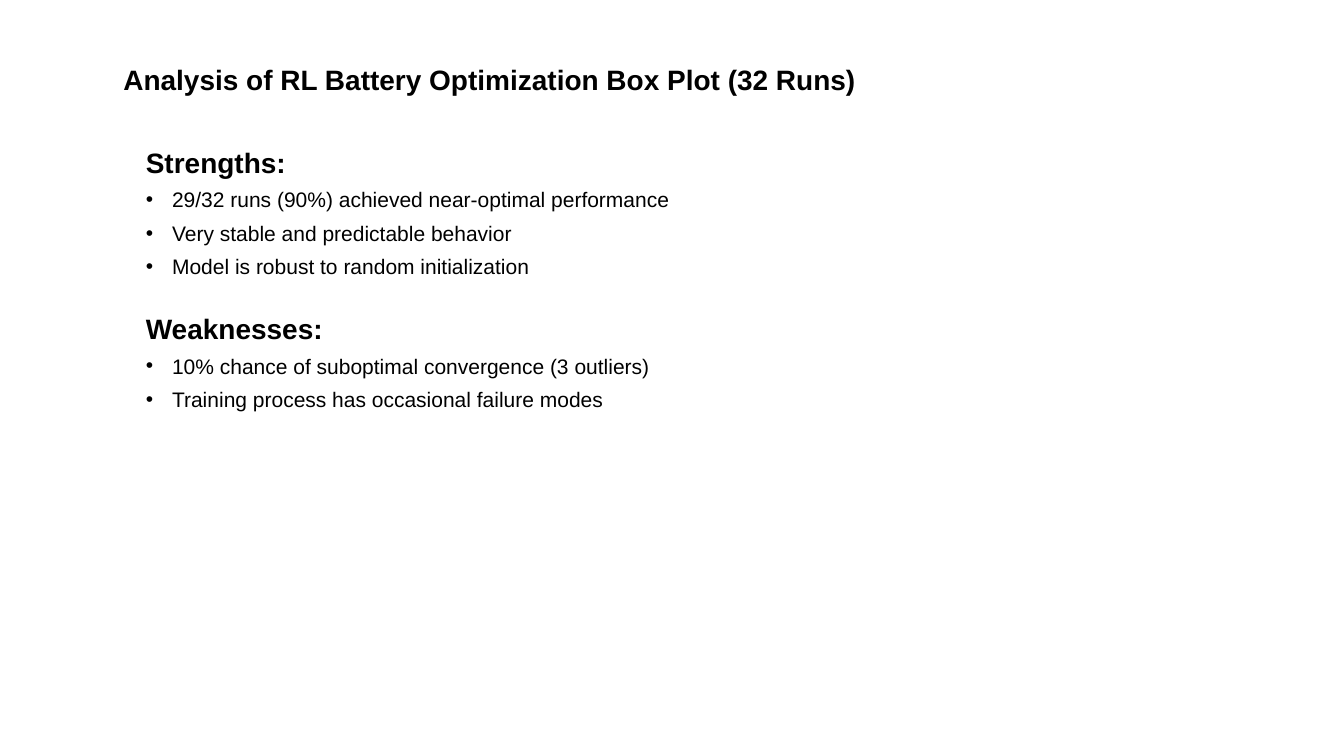
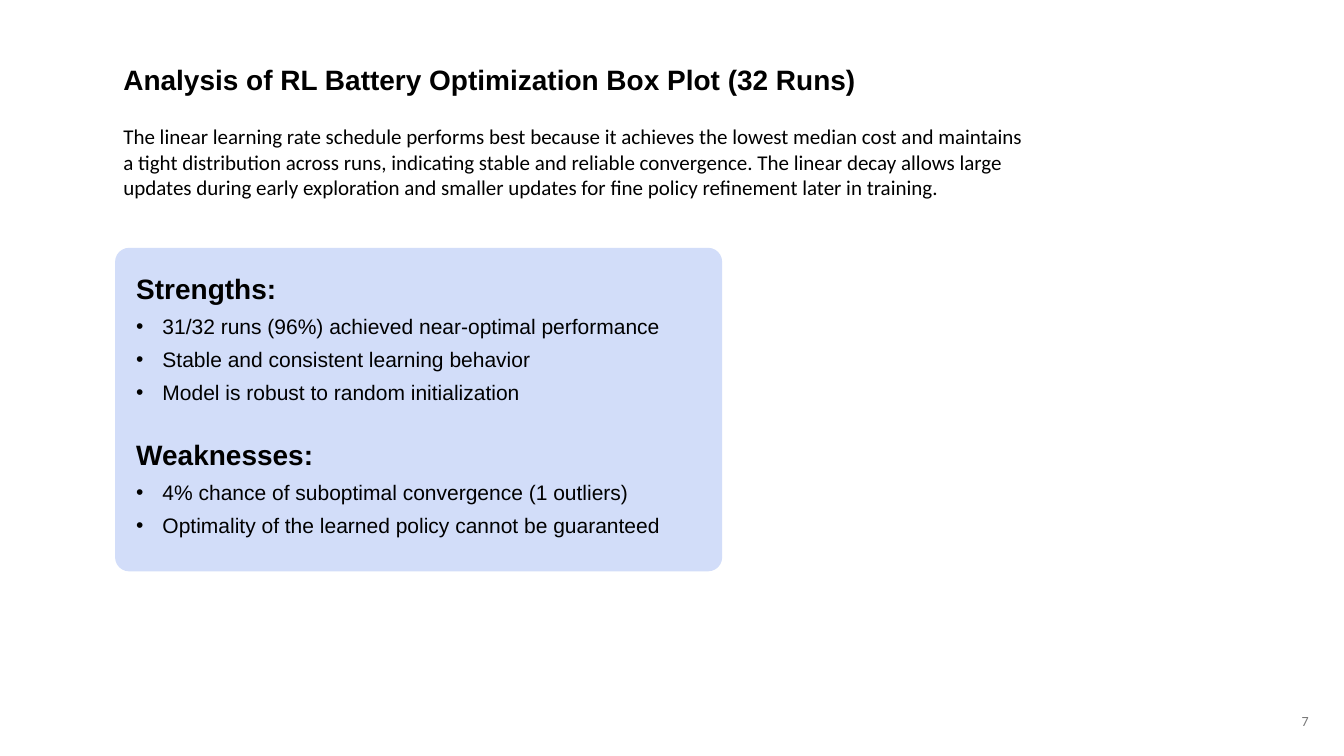
Before and after one commit to itsashishthapa/THESIS, a slide deck: slide 7 of Presentations/Thesis Update- 04-03-2026.pptx (slide 2 before the commit). Drawn at 1344x756 pixels with LibreOffice and Linux fonts; fonts in the diff are those of the drawing. Boxes give left, top, right and bottom in pixels: in the first picture for what was removed or moved away, otherwise in the second. Text is boxed around its words. In the diff, an @@ line names an element or a change of style, - is before the commit and + after.

```diff
--- a/Presentations/Thesis Update- 04-03-2026.pptx
+++ b/Presentations/Thesis Update- 04-03-2026.pptx
@@ text added at (x1=123, y1=129, x2=1021, y2=199), 18 pt, text #000000 @@
+The linear learning rate schedule performs best because it achieves the lowest median cost and maintains a tight distribution across runs, indicating stable and reliable convergence. The linear decay allows large updates during early exploration and smaller updates for fine policy refinement later in training.
@@ text "Strengths:" moved from (x1=146, y1=152, x2=669, y2=411) to (x1=136, y1=278, x2=660, y2=538) @@
@@ rounded rectangle added at (x1=115, y1=248, x2=722, y2=571), fill #D2DDF9 @@
@@ text at (x1=162, y1=318, x2=660, y2=372): text changed @@
-• 29/32 runs (90%) achieved near-optimal performance
-• Very stable and predictable behavior
+• 31/32 runs (96%) achieved near-optimal performance
+• Stable and consistent learning behavior
@@ text at (x1=162, y1=484, x2=659, y2=538): text changed @@
-• 10% chance of suboptimal convergence (3 outliers)
-• Training process has occasional failure modes
+• 4% chance of suboptimal convergence (1 outliers)
+• Optimality of the learned policy cannot be guaranteed
@@ page number added at (x1=1302, y1=717, x2=1309, y2=726), 12 pt, text #797979 @@
+7
```
Also in this commit, not shown: 2 other slides changed, 8 slides added, 2 other files.
